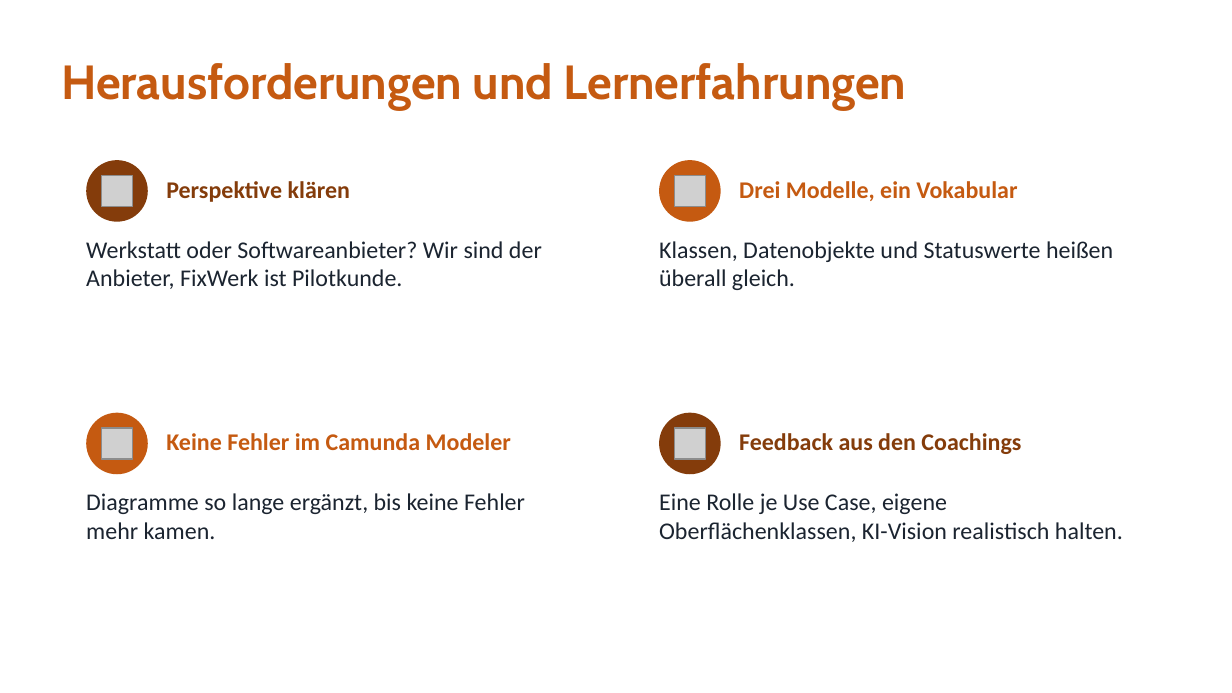
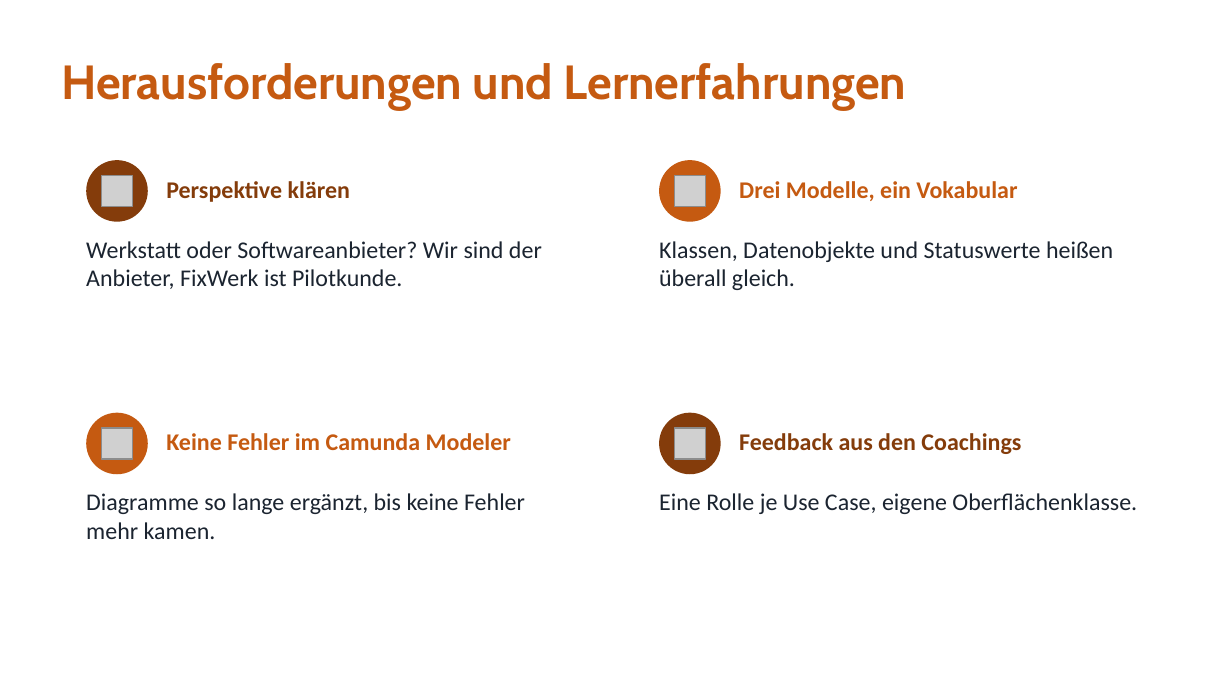
Before and after one commit to jakobschwan123-cmd/casestudy-semester-3, a slide deck: slide 15 of 4_praesentation/Abschlusspraesentation.pptx. Drawn at 1232x693 pixels with LibreOffice and Linux fonts; fonts in the diff are those of the drawing; grey boxes stand for pictures. Boxes give left, top, right and bottom in pixels: in the first picture for what was removed or moved away, otherwise in the second. Text is boxed around its words. In the diff, an @@ line names an element or a change of style, - is before the commit and + after.

Commit message:
docs: Präsentation und Sprechtext angepasst

```diff
--- a/4_praesentation/Abschlusspraesentation.pptx
+++ b/4_praesentation/Abschlusspraesentation.pptx
@@ text at box(659, 493, 1137, 514): text changed @@
-Eine Rolle je Use Case, eigene Oberflächenklassen, KI-Vision realistisch halten.
+Eine Rolle je Use Case, eigene Oberflächenklasse.
```
Also in this commit, not shown: 1 other file.
